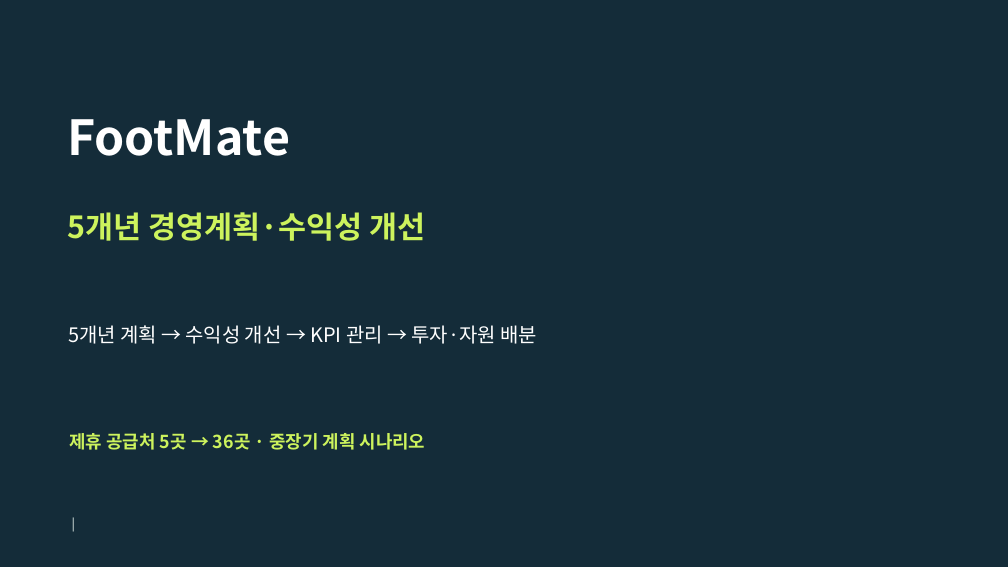
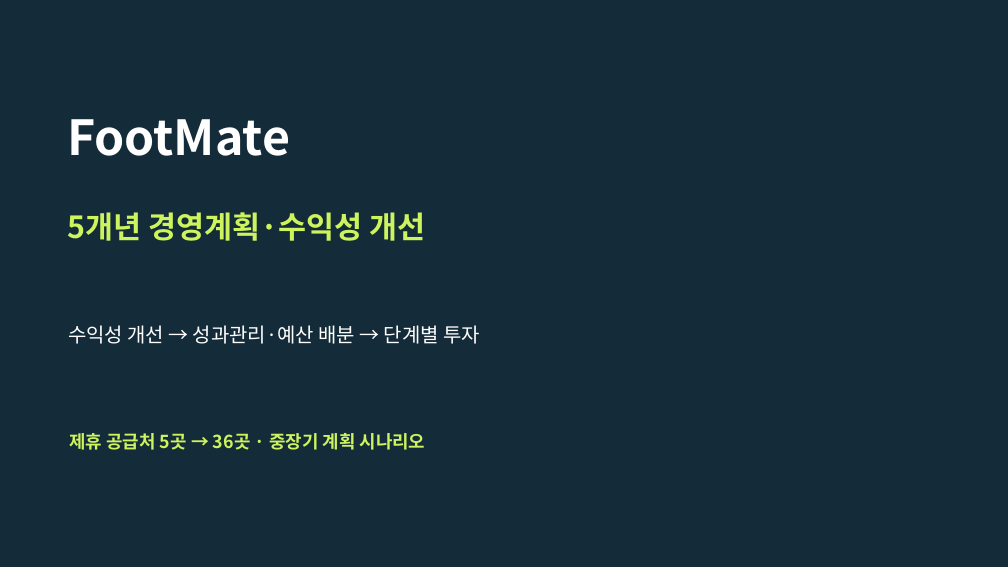
Before and after one commit to dohyunkimmm/footmate, a slide deck: slide 1 of src/case-study/downloads/footmate_5year_strategy.pptx. Drawn at 1008x567 pixels with LibreOffice and Linux fonts; fonts in the diff are those of the drawing. Boxes give left, top, right and bottom in pixels: in the first picture for what was removed or moved away, otherwise in the second. Text is boxed around its words. In the diff, an @@ line names an element or a change of style, - is before the commit and + after.

```diff
--- a/src/case-study/downloads/footmate_5year_strategy.pptx
+++ b/src/case-study/downloads/footmate_5year_strategy.pptx
@@ text at (68,325,480,344): text changed @@
-5개년 계획 → 수익성 개선 → KPI 관리 → 투자·자원 배분
+수익성 개선 → 성과관리·예산 배분 → 단계별 투자
@@ text removed at (66,512,920,536) @@
-|
```
Also in this commit, not shown: 5 other slides changed, 16 other files.
